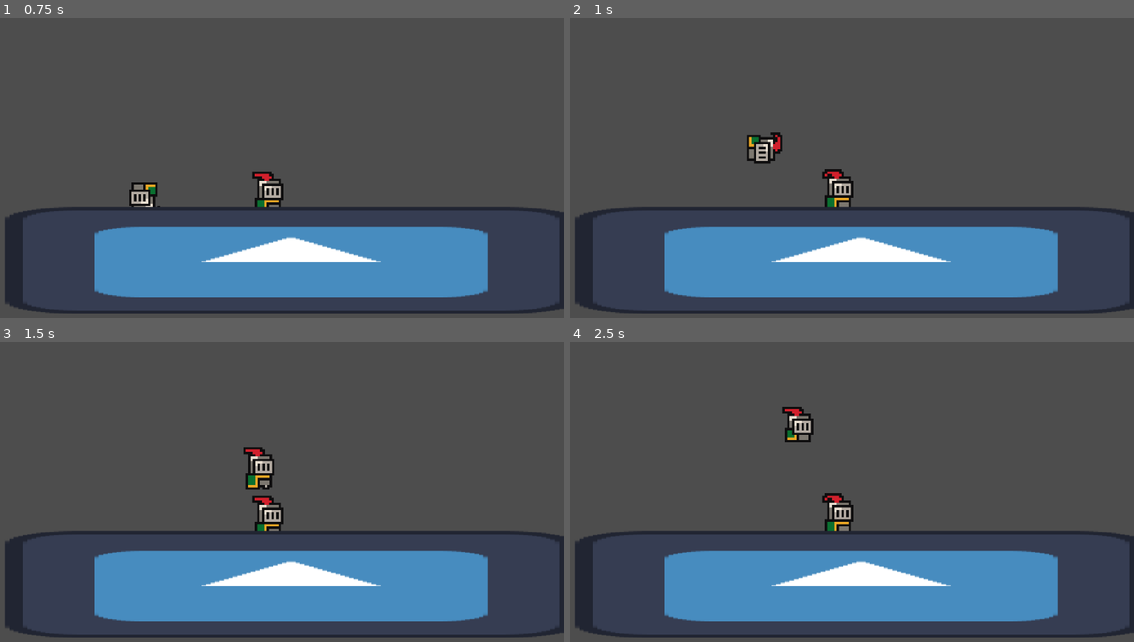
Above: before the commit, frames 1-4 (two rows, left to right).
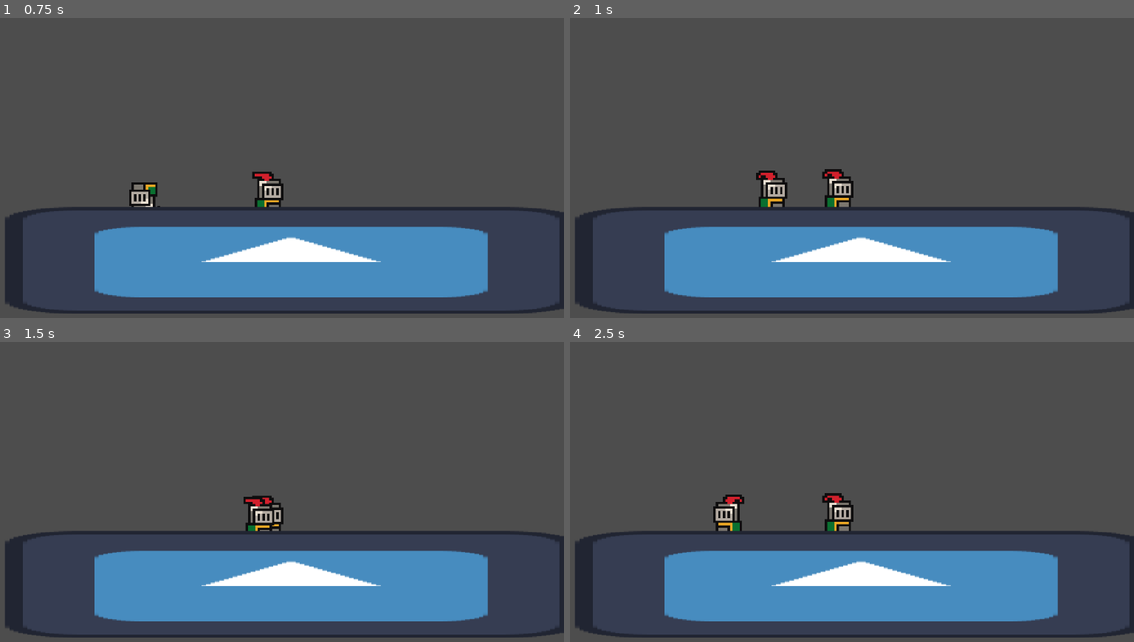
Above: after the commit, the same moments.

Repository: jible/Platform-fighter
Game: Godot game, scene res://scenes/test_scene.tscn
The game is run twice, just before and just after one commit, with the same random seed, the same clock (stepped at 60 frames per second) and the same inputs. The engine's default icon, where the game draws it, is replaced by a stand-in: a white triangle on a blue panel in a dark square.
Inputs:
- Up to frame 1 (0.75 s): tap Enter at 0.5 s; hold D (move_right) from 0.53 s (still down); tap Shift at 0.6 s
- Up to frame 2 (1 s): keep holding D (move_right); tap Space at 0.77 s
- Up to frame 3 (1.5 s): keep holding D (move_right); tap E at 1.35 s
- Up to frame 4 (2.5 s): tap Space at 1.52 s; release D (move_right) at 2.03 s; hold A (move_left) from 2.03 s (still down); tap Shift at 2.1 s

Frame 1 is identical in both runs. In frame 2, 1.0% of the frame differs, in the area x 31-39%, y 38-64%; in frame 3, 1.0%; in frame 4, 1.0%.

Commit message:
corrected turn around between states
Also made some states properly lock turning.

Diff:
--- a/platform-fighter/characters/base_character.tscn
+++ b/platform-fighter/characters/base_character.tscn
@@ -93,12 +93,13 @@
 script = ExtResource("18_cgfyo")
 base_character = NodePath("..")
 
-[node name="DirectionFlipper" type="Node2D" parent="." node_paths=PackedStringArray("base_character", "state_machine", "character_body", "sprite_manager")]
+[node name="DirectionFlipper" type="Node2D" parent="." node_paths=PackedStringArray("base_character", "state_machine", "character_body", "sprite_manager", "input_handler")]
 script = ExtResource("19_cgfyo")
 base_character = NodePath("..")
 state_machine = NodePath("../SpriteManager/StateMachine")
 character_body = NodePath("../CharacterBody")
 sprite_manager = NodePath("../SpriteManager")
+input_handler = NodePath("../InputHandler")
 
 [connection signal="configured" from="." to="CharacterBody" method="_on_base_character_configured"]
 [connection signal="landed" from="CharacterBody" to="CharacterBody" method="_on_landed"]
@@ -107,4 +108,5 @@
 [connection signal="state_changed" from="SpriteManager/StateMachine" to="CharacterBody" method="_on_state_machine_state_changed"]
 [connection signal="state_changed" from="SpriteManager/StateMachine" to="CharacterBody/BehaviorManager" method="_on_state_machine_state_changed"]
 [connection signal="state_changed" from="SpriteManager/StateMachine" to="AnimationPlayer" method="_on_state_machine_state_changed"]
+[connection signal="state_changed" from="SpriteManager/StateMachine" to="DirectionFlipper" method="_on_state_machine_state_changed"]
 [connection signal="animation_finished" from="AnimationPlayer" to="SpriteManager/StateMachine" method="_on_animation_player_animation_finished"]
--- a/platform-fighter/characters/test_character/behaviors/jump_behavior.gd
+++ b/platform-fighter/characters/test_character/behaviors/jump_behavior.gd
@@ -1,6 +1,7 @@
 extends CharacterBehavior
 
 
+@export var character_body: SpecializedCharacterBody
 
 func trigger():
 	state_machine.change_state("Jump")
@@ -8,5 +9,5 @@
 
 
 func _on_input_handler_button_pressed(button):
-	if button == "X":
+	if button == "X" and character_body.can_jump() and is_active:
 		trigger()
--- a/platform-fighter/characters/test_character/test_character.tscn
+++ b/platform-fighter/characters/test_character/test_character.tscn
@@ -256,8 +256,9 @@
 base_character = NodePath("../../..")
 state_machine = NodePath("../../../SpriteManager/StateMachine")
 
-[node name="JumpBehavior" type="Node" parent="CharacterBody/BehaviorManager" index="2" node_paths=PackedStringArray("base_character", "state_machine")]
+[node name="JumpBehavior" type="Node" parent="CharacterBody/BehaviorManager" index="2" node_paths=PackedStringArray("character_body", "base_character", "state_machine")]
 script = ExtResource("4_h1f64")
+character_body = NodePath("../..")
 valid_states = Array[String](["Idle", "Walk", "Aerial"])
 base_character = NodePath("../../..")
 state_machine = NodePath("../../../SpriteManager/StateMachine")
@@ -279,6 +280,7 @@
 state_machine = NodePath("..")
 character_body = NodePath("../../../CharacterBody")
 state_type = 2
+can_turn_around = false
 metadata/_custom_type_script = "uid://cmitgdh8qbd2q"
 
 [node name="hitbox" parent="SpriteManager/StateMachine/Punch" index="0" node_paths=PackedStringArray("collision_shape", "base_character") instance=ExtResource("5_ktjrq")]
--- a/platform-fighter/components/for_characters/base_character.gd
+++ b/platform-fighter/components/for_characters/base_character.gd
@@ -3,6 +3,8 @@
 
 @export_range(0,3, 1) var team_number = 0
 @export_range(0, 3, 1) var player_number = 0
+
+var connected_to_scene = false
 
 @export var play_scene_manager: PlaySceneManager
 
@@ -21,4 +23,5 @@
 func configure(_team_number, _player_number):
 	team_number = _team_number
 	player_number = _player_number
+	connected_to_scene = true
 	configured.emit()
--- a/platform-fighter/components/for_characters/direction_flipper.gd
+++ b/platform-fighter/components/for_characters/direction_flipper.gd
@@ -5,6 +5,7 @@
 @export var state_machine: CharacterStateMachine
 @export var character_body: SpecializedCharacterBody
 @export var sprite_manager: SpriteManager
+@export var input_handler: InputHandler
 
 @export var auto_flip_sprite: bool = true
 @export var auto_flip_hitboxes: bool = true
@@ -21,9 +22,25 @@
 
 func _process(_delta):
 	var current_dir = sign(character_body.velocity.x)
-	if direction != current_dir and current_dir != 0 and state_machine.current_state_node.can_turn_around:
-		if auto_flip_sprite:
-			sprite_manager.flip_h = !sprite_manager.flip_h
-		if auto_flip_hitboxes:
-			state_machine.scale.x = -1 * state_machine.scale.x
-		direction = current_dir
+	if state_machine.current_state_node.can_turn_around:
+		flip(current_dir)
+
+# There are cases where rather than using velocity, you just want to check
+# for player input to decide player direction
+func try_input_turn_around():
+	var input_dir = input_handler.get_left_stick().x
+	flip(input_dir)
+
+func flip(dir):
+	if dir == direction or dir == 0: return
+
+	if auto_flip_sprite:
+		sprite_manager.flip_h = dir == -1
+	if auto_flip_hitboxes:
+		state_machine.scale.x = dir * abs(state_machine.scale.x)
+	direction = dir
+
+
+func _on_state_machine_state_changed(new_state_node):
+	if !base_character.connected_to_scene: return
+	if new_state_node.can_turn_around_before:try_input_turn_around()
--- a/platform-fighter/components/for_characters/hitbox_hurtbox/health.gd
+++ b/platform-fighter/components/for_characters/hitbox_hurtbox/health.gd
@@ -41,9 +41,8 @@
 
 	#Don't do knopckback or stun if no knockback
 	if kb_base_magnitude == 0:return
-
+	# a little scuffed and dependent but probably the best way to do this for now.
 	var flipped = sign(hitbox.base_character.direction_changer.direction) == -1
-	print(flipped)
 	if flipped: kb_vector.x *= -1
 	var impulse_velocity_vector = kb_vector * kb_base_magnitude  #* 1/(maxf(1.0,health))
 
--- a/platform-fighter/components/for_characters/state_helpers/character_state.gd
+++ b/platform-fighter/components/for_characters/state_helpers/character_state.gd
@@ -16,7 +16,7 @@
 
 @export var state_type:SpecializedCharacterBody.state_types = SpecializedCharacterBody.state_types.STANDARD
 @export var can_turn_around: bool = true
-
+@export var can_turn_around_before: bool = true
 
 
 
@@ -30,8 +30,11 @@
 func exit_state():
 	pass
 
-func on_anim_end():
+func turn_off_hitboxes():
 	for hitbox in get_children(true):
 		if hitbox is Hitbox or hitbox is HitboxCluster:
 			hitbox.turn_off()
+
+func on_anim_end():
+
 	pass
--- a/platform-fighter/components/for_characters/state_helpers/character_state_machine.gd
+++ b/platform-fighter/components/for_characters/state_helpers/character_state_machine.gd
@@ -48,6 +48,7 @@
 	new_state.is_active = true
 
 func exit_state(old_state):
+	old_state.turn_off_hitboxes()
 	old_state.exit_state()
 	old_state.is_active = false
 
